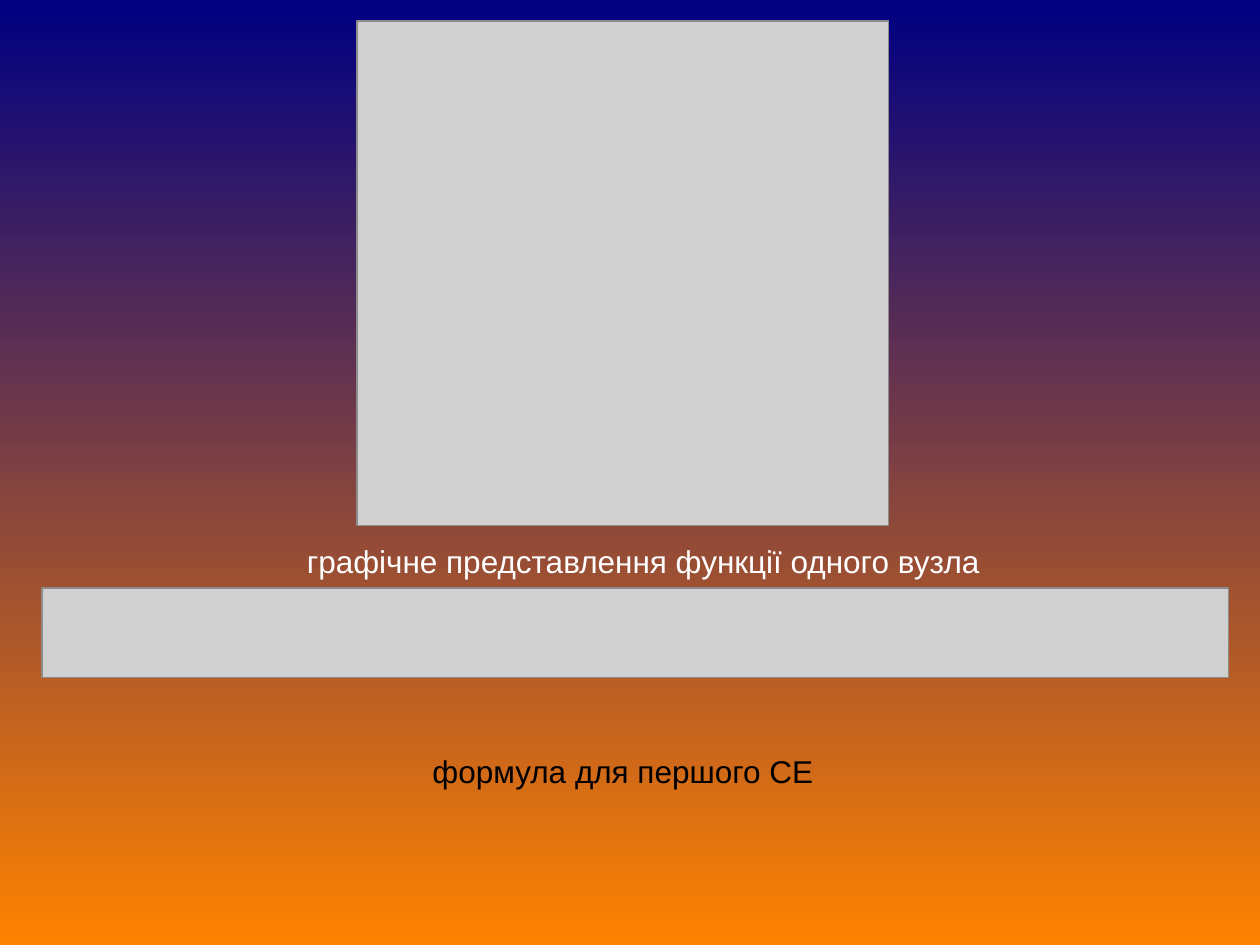
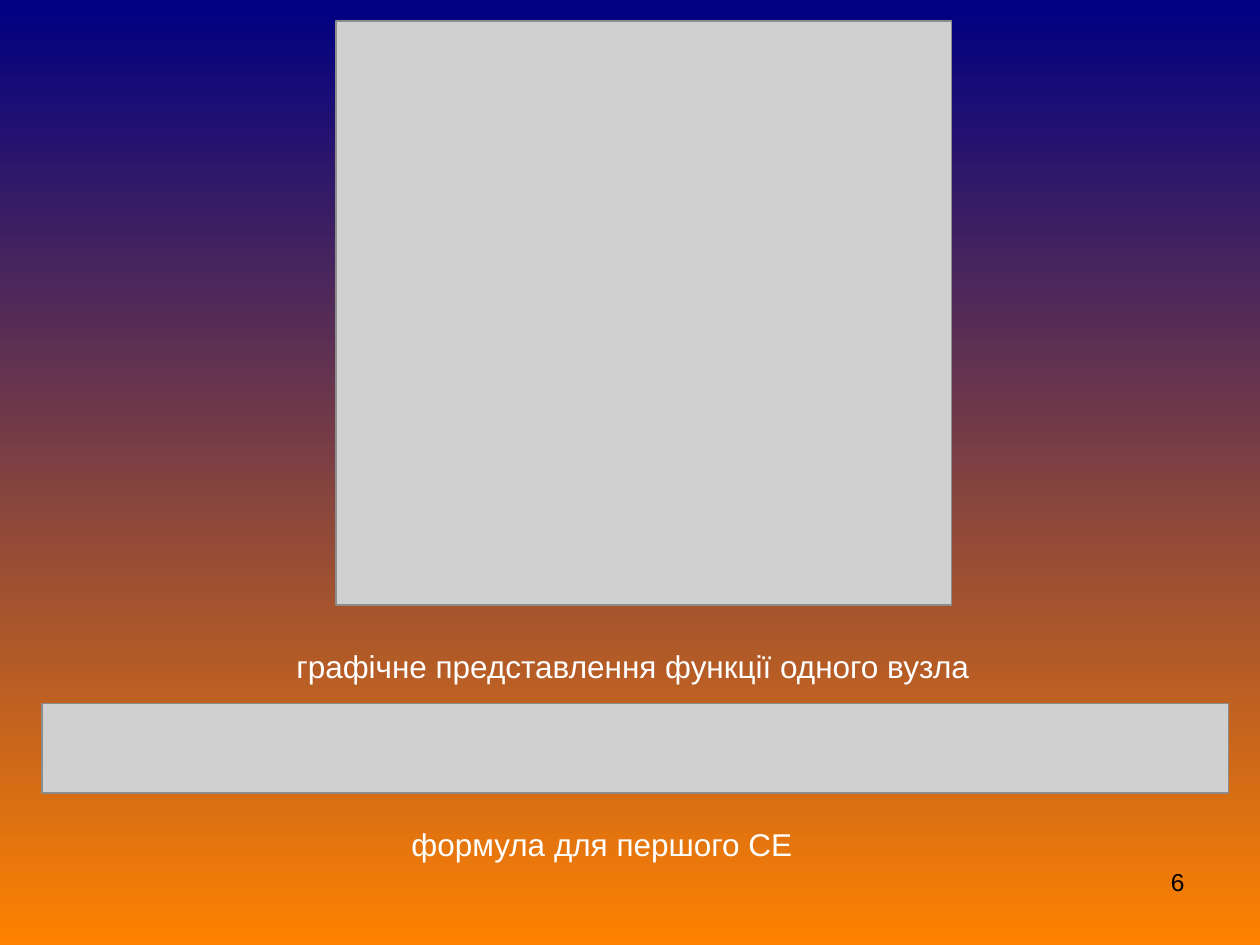
Before and after one commit to Ev1lSoda/FEM, a slide deck: slide 6 of дипломна/Дипломна робота.pps (slide 12 before the commit). Drawn at 1260x945 pixels with LibreOffice and Linux fonts; fonts in the diff are those of the drawing; grey boxes stand for pictures. Boxes give left, top, right and bottom in pixels: in the first picture for what was removed or moved away, otherwise in the second. Text is boxed around its words. In the diff, an @@ line names an element or a change of style, - is before the commit and + after.

```diff
--- a/дипломна/Дипломна робота.pps
+++ b/дипломна/Дипломна робота.pps
@@ picture: place and size @@
-picture at (357, 21, 888, 525)
+picture at (336, 21, 953, 606)
@@ text "графічне представлення функції одного вузла": place and size @@
-text "графічне представлення функції одного вузла" at (307, 550, 980, 579)
+text "графічне представлення функції одного вузла" at (296, 655, 969, 684)
@@ picture: place and size @@
-picture at (42, 588, 1228, 678)
+picture at (42, 703, 1228, 793)
@@ text "формула для першого СЕ": place and size @@
-text "формула для першого СЕ" at (432, 760, 813, 789)
+text "формула для першого СЕ" at (411, 833, 792, 862)
@@ text "формула для першого СЕ" at (411, 833, 792, 862): text colour #000000 to #FFFFFF @@
@@ page number added at (1171, 874, 1185, 892), 14 pt, text #000000 @@
+6
```
Also in this commit, not shown: 9 other slides changed, 7 slides added, 13 slides removed, 8 other files.
